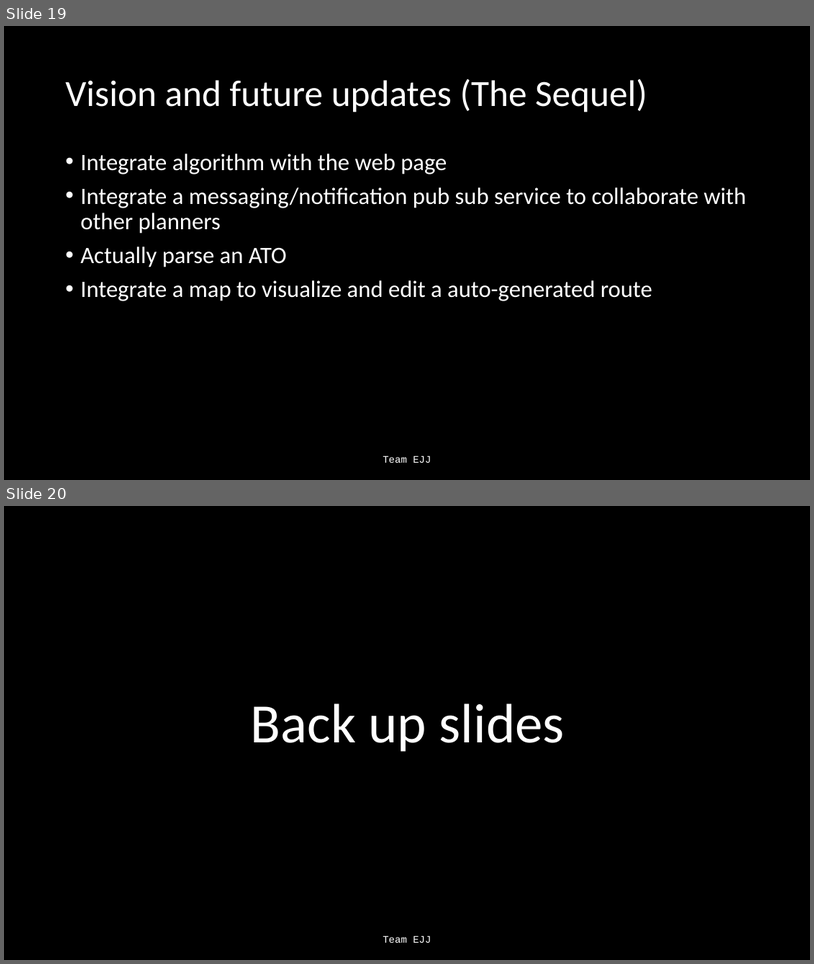
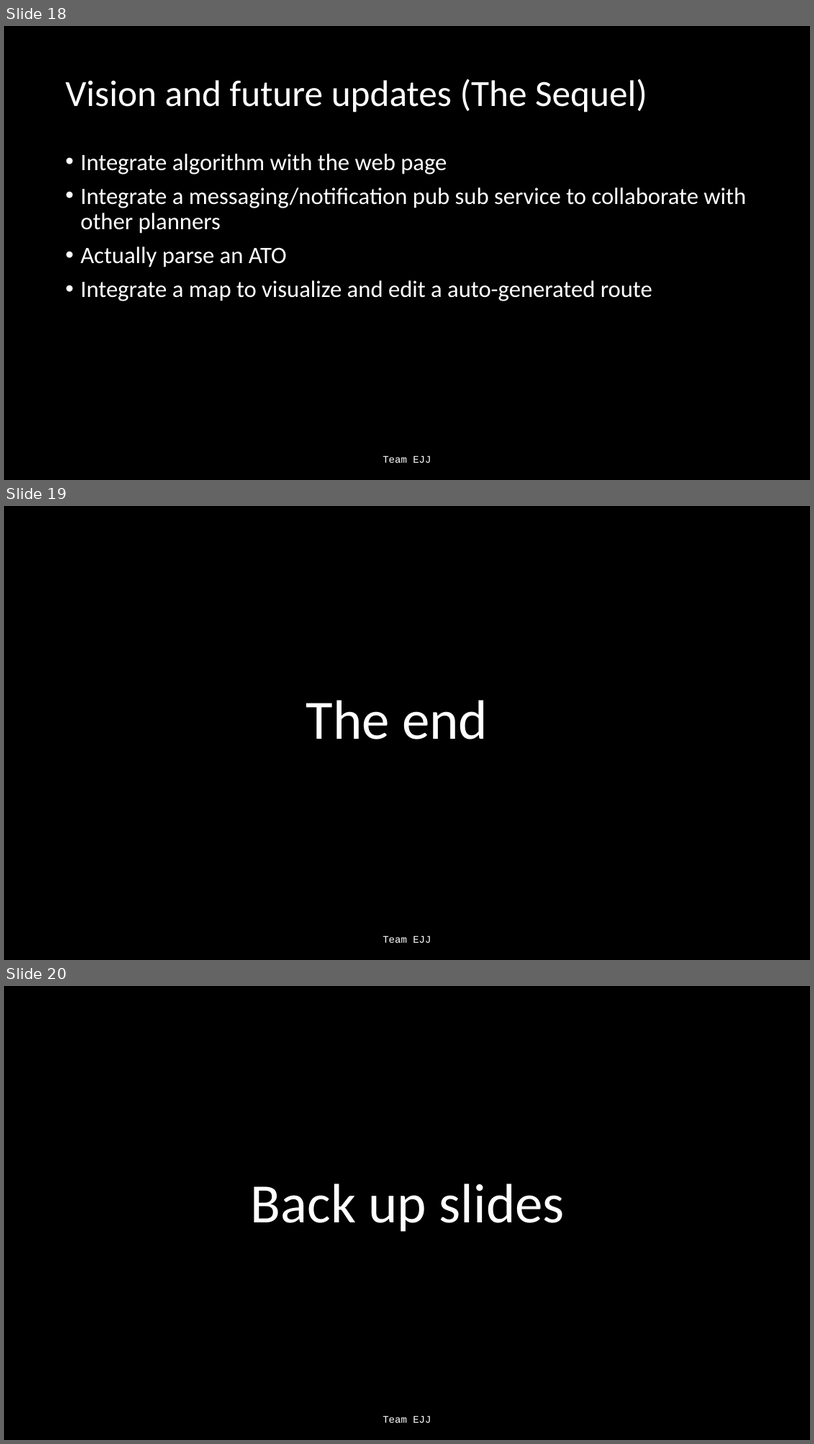
Before and after one commit to Jonathan805/RestrictedPlanning, a slide deck: TeamEJJ.pptx. Shown one above the other, each under a label of ours: slides 19 and 20 before the commit, slides 18, 19 and 20 after it. The pictures are 814x964 and 814x1444 pixels, drawn with LibreOffice and Linux fonts; fonts in the diff are those of the drawing. Boxes give left, top, right and bottom in pixels: in the first picture for what was removed or moved away, otherwise in the second. Text is boxed around its words. In the diff, an @@ line names an element or a change of style, - is before the commit and + after.

```diff
--- a/TeamEJJ.pptx
+++ b/TeamEJJ.pptx
@@ slide 19 added at (4, 506, 810, 960), background #000000 @@
@@ text added at (306, 700, 488, 739), 66 pt, text #FFFFFF @@
+The end
@@ text added at (383, 935, 431, 942), 12 pt, text #FFFFFF @@
+Team EJJ
@@ what was slide 19 is now slide 18 @@
```
Also in this commit, not shown: 4 slides changed, 1 slide removed, 1 other file.
